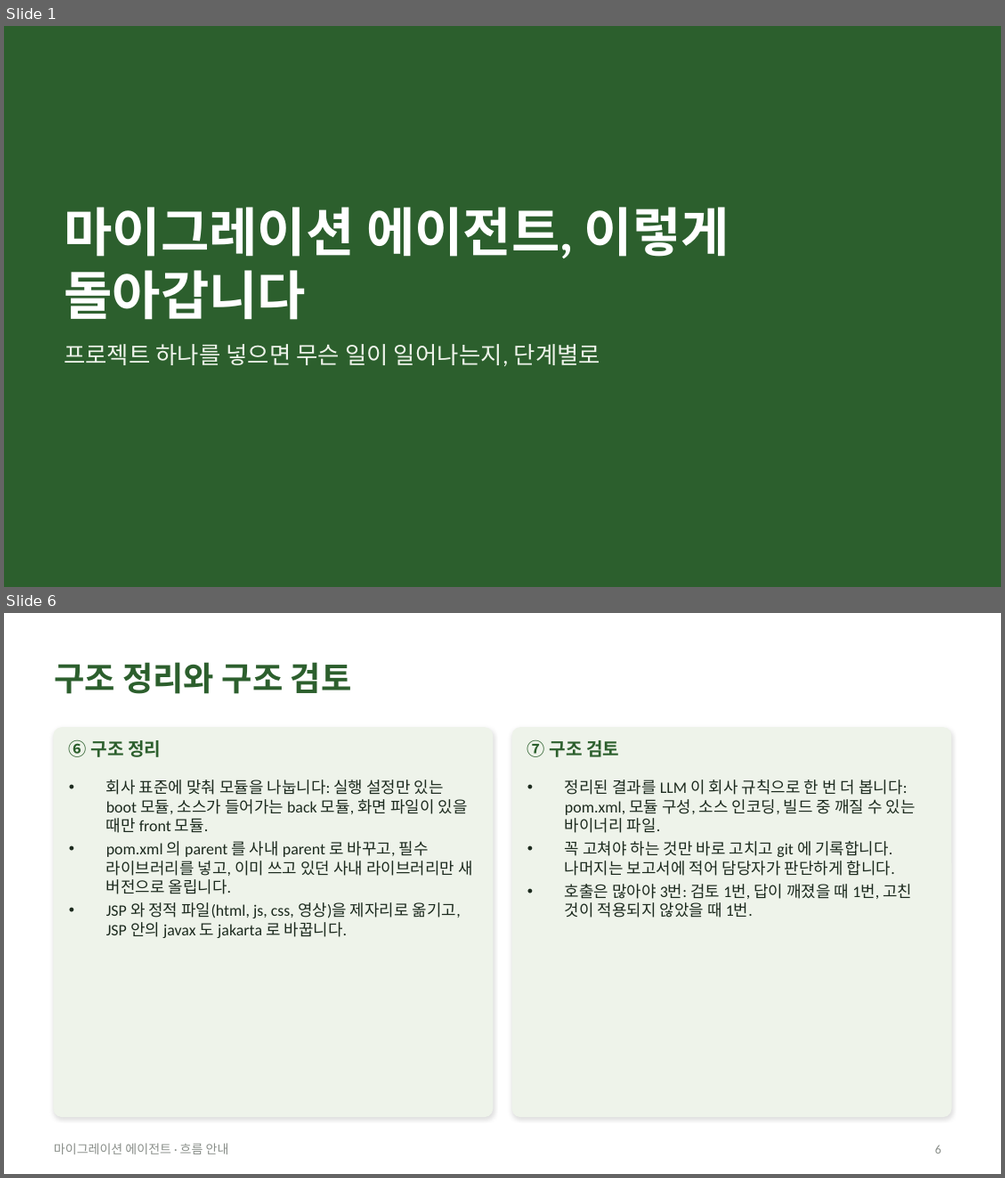
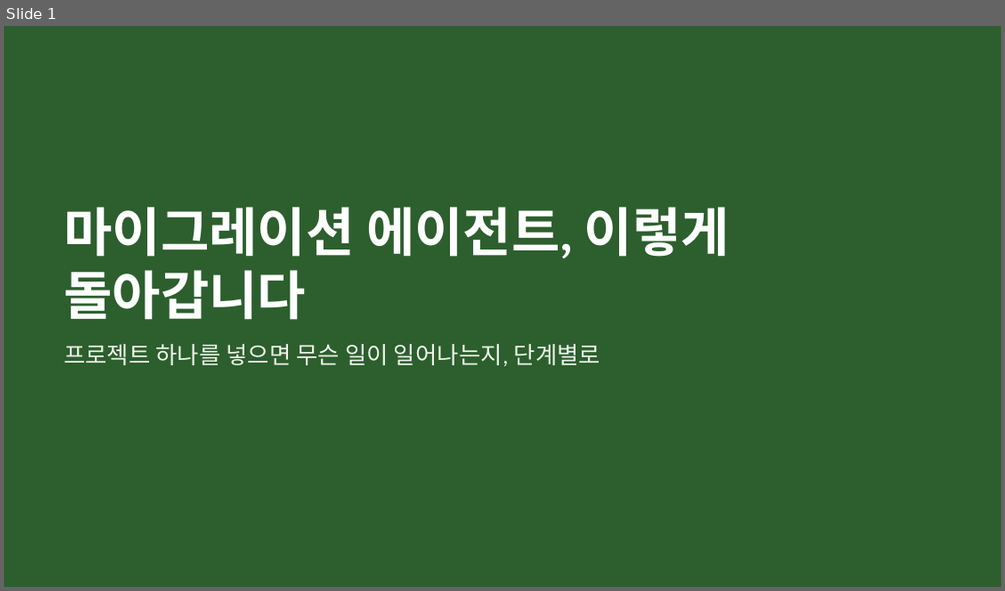
Before and after one commit to acandiatale/tutu, a slide deck: docs/migration-agent/migration-agent.pptx. Shown one above the other, each under a label of ours: slides 1 and 6 before the commit, slide 1 after it; the slides between them are not shown. The pictures are 1005x1178 and 1005x591 pixels, drawn with LibreOffice and Linux fonts; fonts in the diff are those of the drawing. Boxes give left, top, right and bottom in pixels: in the first picture for what was removed or moved away, otherwise in the second. Text is boxed around its words. In the diff, an @@ line names an element or a change of style, - is before the commit and + after.

```diff
--- a/docs/migration-agent/migration-agent.pptx
+++ b/docs/migration-agent/migration-agent.pptx
@@ slide 6 removed at [4, 613, 1001, 1174], background #FFFFFF @@
@@ title removed at [54, 662, 352, 694] @@
-구조 정리와 구조 검토
@@ rounded rectangle removed at [54, 728, 493, 1117] @@
@@ text removed at [69, 739, 161, 757] @@
-⑥ 구조 정리
@@ rounded rectangle removed at [512, 728, 951, 1117] @@
@@ text removed at [527, 739, 619, 757] @@
-⑦ 구조 검토
@@ text removed at [106, 779, 472, 938] @@
-• 회사 표준에 맞춰 모듈을 나눕니다: 실행 설정만 있는 boot 모듈, 소스가 들어가는 back 모듈, 화면 파일이 있을 때만 front 모듈.
-• pom.xml 의 parent 를 사내 parent 로 바꾸고, 필수 라이브러리를 넣고, 이미 쓰고 있던 사내 라이브러리만 새 버전으로 올립니다.
-• JSP 와 정적 파일(html, js, css, 영상)을 제자리로 옮기고, JSP 안의 javax 도 jakarta 로 바꿉니다.
@@ text removed at [565, 779, 915, 917] @@
-• 정리된 결과를 LLM 이 회사 규칙으로 한 번 더 봅니다: pom.xml, 모듈 구성, 소스 인코딩, 빌드 중 깨질 수 있는 바이너리 파일.
-• 꼭 고쳐야 하는 것만 바로 고치고 git 에 기록합니다. 나머지는 보고서에 적어 담당자가 판단하게 합니다.
-• 호출은 많아야 3번: 검토 1번, 답이 깨졌을 때 1번, 고친 것이 적용되지 않았을 때 1번.
@@ text removed at [54, 1143, 229, 1154] @@
-마이그레이션 에이전트 · 흐름 안내
@@ page number removed at [935, 1144, 941, 1153] @@
-6
```
Also in this commit, not shown: 6 slides changed, 9 slides added, 2 other slides removed, 11 other files.
